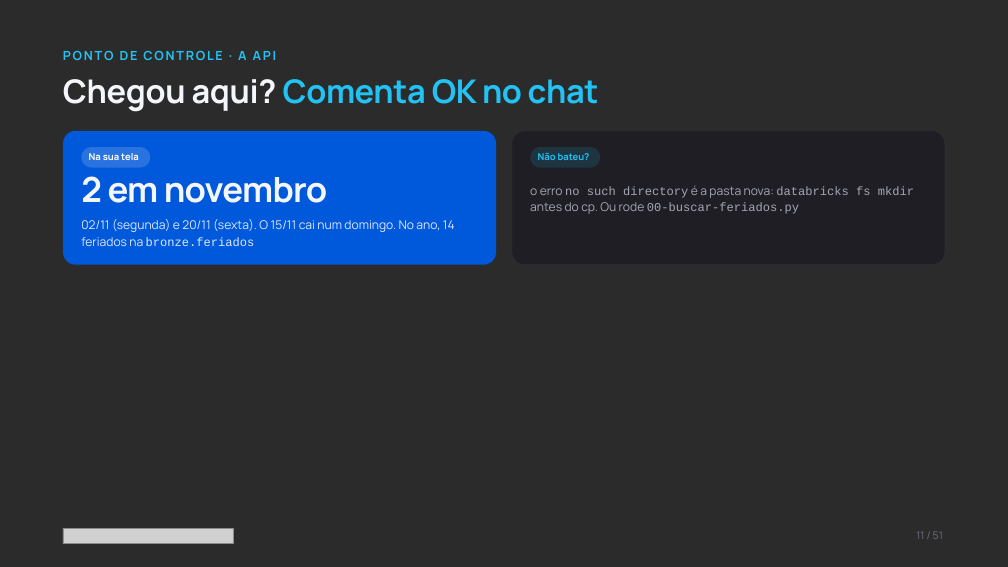
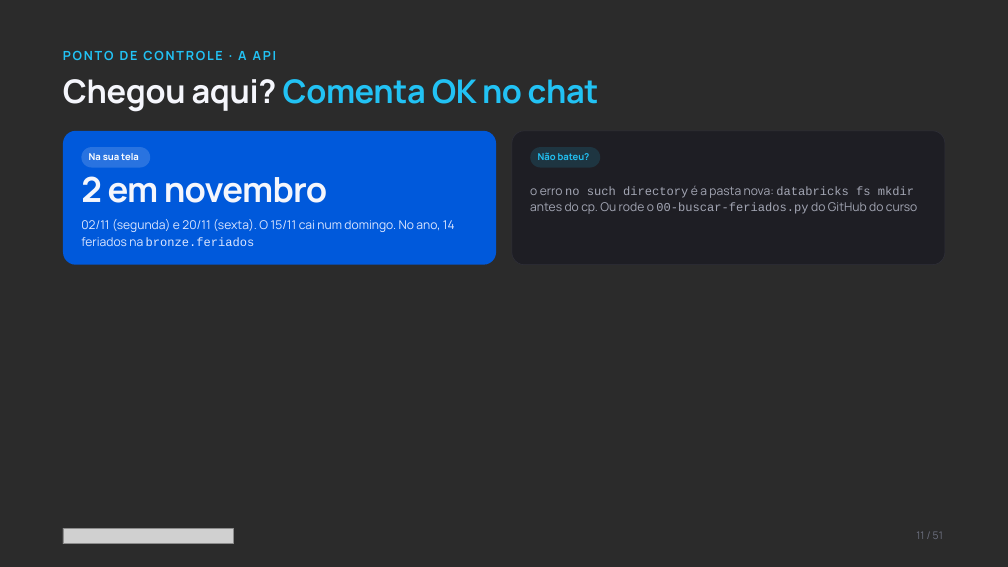
Before and after one commit to AugustoKoche-AI/ImersaoControlTower, a slide deck: slide 11 of slides/pptx/Lançamento Outubro - Aula 02.pptx. Drawn at 1008x567 pixels with LibreOffice and Linux fonts; fonts in the diff are those of the drawing; grey boxes stand for pictures; background and template pictures are left out; a plain dark background stands for a picture behind light text. Boxes give left, top, right and bottom in pixels: in the first picture for what was removed or moved away, otherwise in the second. Text is boxed around its words. In the diff, an @@ line names an element or a change of style, - is before the commit and + after.

```diff
--- a/slides/pptx/Lançamento Outubro - Aula 02.pptx
+++ b/slides/pptx/Lançamento Outubro - Aula 02.pptx
@@ text at (530, 186, 917, 214): text changed @@
-o erro no such directory é a pasta nova: databricks fs mkdir antes do cp. Ou rode 00-buscar-feriados.py
+o erro no such directory é a pasta nova: databricks fs mkdir antes do cp. Ou rode o 00-buscar-feriados.py do GitHub do curso
```
Also in this commit, not shown: 4 other slides changed, 15 other files.
